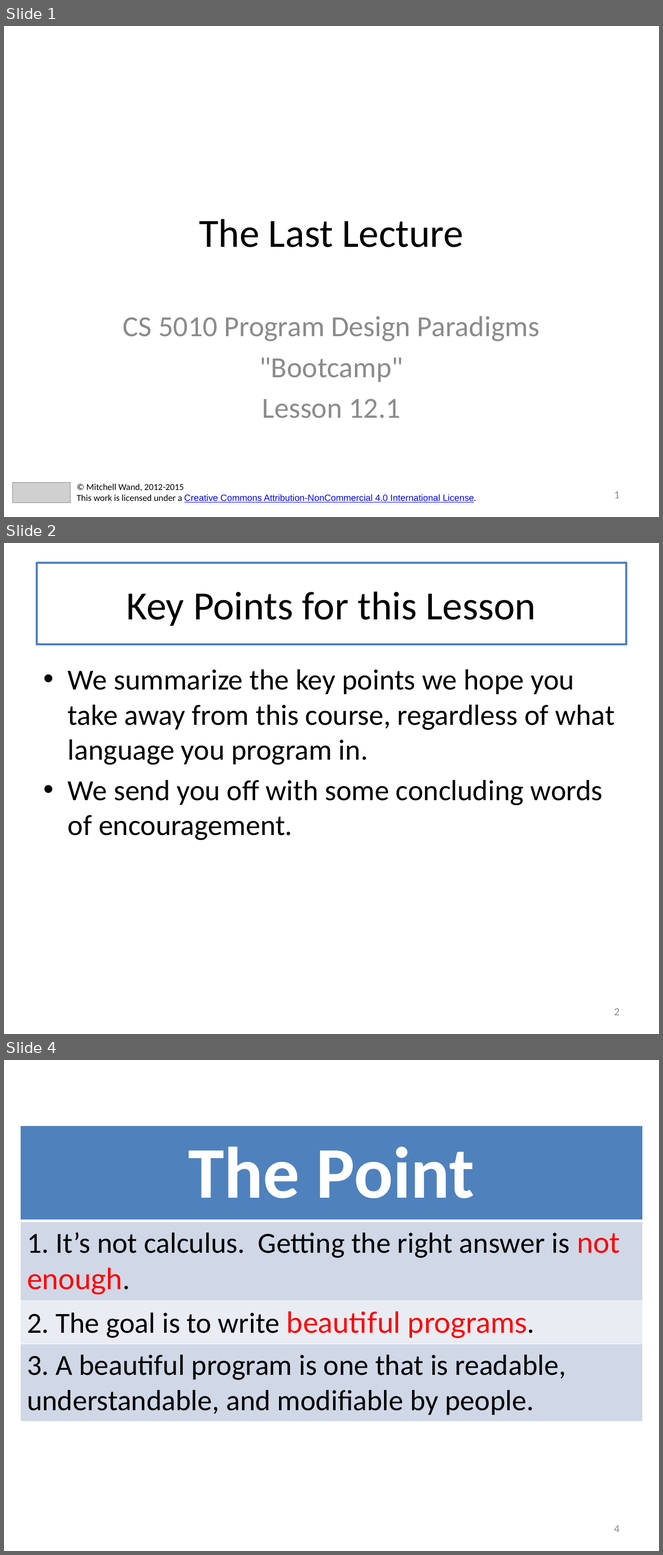
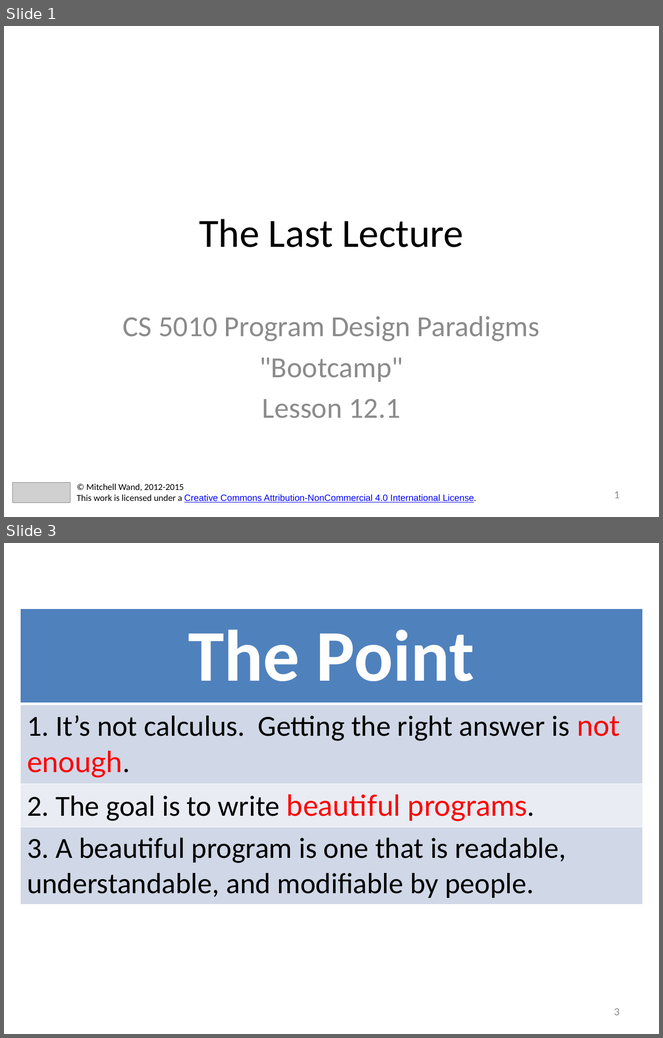
Before and after one commit to mwand/cs5010f16, a slide deck: Slides/Lesson 12.1 The Last Lecture.pptx. Shown one above the other, each under a label of ours: slides 1, 2 and 4 before the commit, slides 1 and 3 after it; the slides between them are not shown. The pictures are 663x1555 and 663x1038 pixels, drawn with LibreOffice and Linux fonts; fonts in the diff are those of the drawing; grey boxes stand for pictures. Boxes give left, top, right and bottom in pixels: in the first picture for what was removed or moved away, otherwise in the second. Text is boxed around its words. In the diff, an @@ line names an element or a change of style, - is before the commit and + after.

```diff
--- a/Slides/Lesson 12.1 The Last Lecture.pptx
+++ b/Slides/Lesson 12.1 The Last Lecture.pptx
@@ slide 2 removed at [4, 543, 659, 1034], background #FFFFFF @@
@@ title removed at [37, 563, 626, 644] @@
-Key Points for this Lesson
@@ text removed at [68, 669, 614, 840] @@
-• We summarize the key points we hope you take away from this course, regardless of what language you program in.
-• We send you off with some concluding words of encouragement.
@@ page number removed at [614, 1008, 620, 1016] @@
-2
@@ what was slide 4 is now slide 3 @@
@@ page number at [614, 1008, 620, 1016]: text changed @@
-4
+3
```
Also in this commit, not shown: 10 slides changed, 11 other slides removed, 2 other files.
